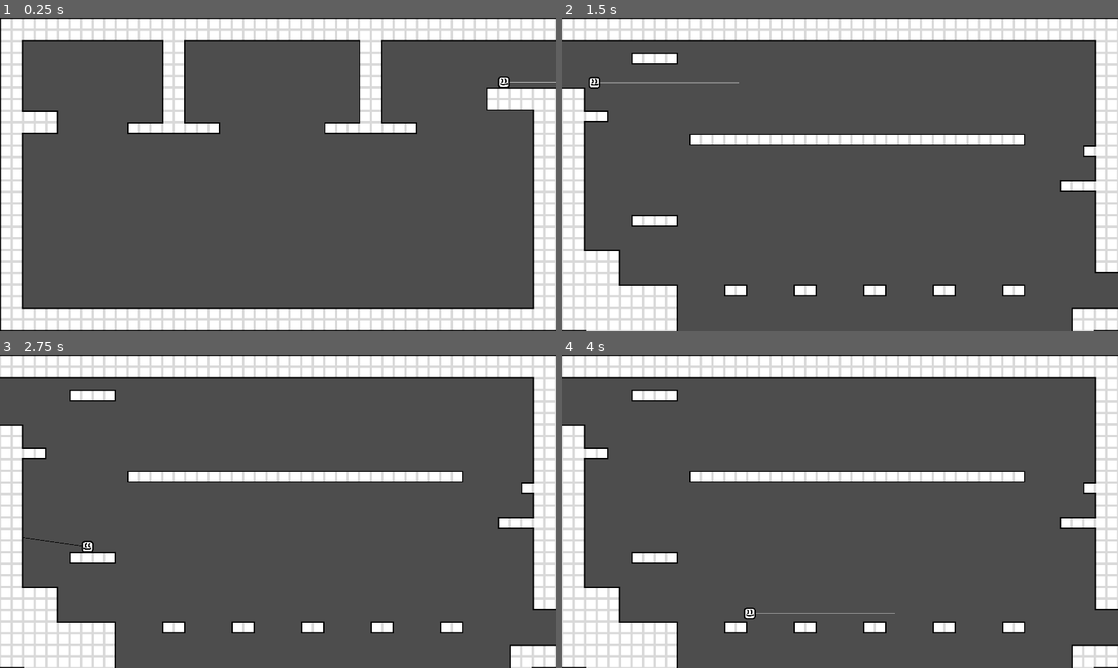
Above: before the commit, frames 1-4 (two rows, left to right).
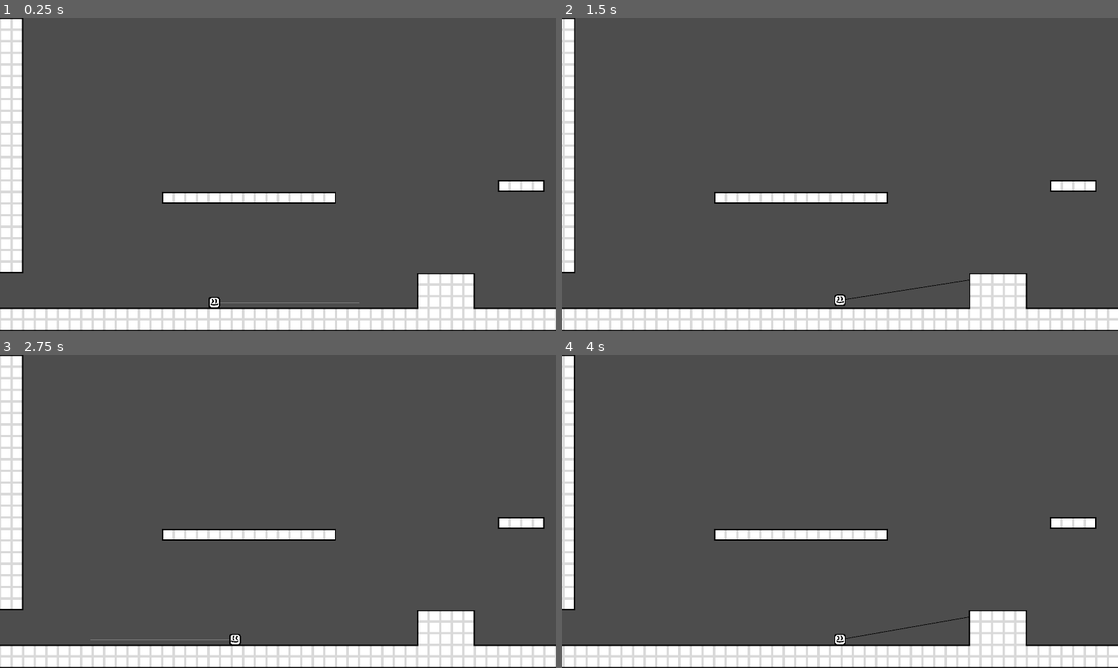
Above: after the commit, the same moments.

Repository: ADON15c/Spell-Hook
Game: Godot game, scene res://scenes/game/game.tscn
The game is run twice, just before and just after one commit, with the same random seed, the same clock (stepped at 60 frames per second) and the same inputs.
Inputs:
- Up to frame 1 (0.25 s): no input
- Up to frame 2 (1.5 s): tap Enter at 0.5 s; hold Right (move_right) from 0.53 s (still down); tap X (grapple) at 0.6, 1.35 s; tap C (jump) at 0.77 s
- Up to frame 3 (2.75 s): tap C (jump) at 1.52 s; release Right (move_right) at 2.03 s; hold Left (move_left) from 2.03 s (still down); tap X (grapple) at 2.1 s
- Up to frame 4 (4 s): release Left (move_left) at 2.78 s; hold Right (move_right) from 2.78 s (still down); tap X (grapple) at 2.85, 3.6 s; tap C (jump) at 3.02, 3.77 s

The runs differ from the first frame. In frame 1, 18% of the frame differs, in the area x 0-100%, y 0-100%; in frame 2, 27%; in frame 3, 25%; in frame 4, 27%.

Commit message:
Added restarting/death

Diff:
--- a/project.godot
+++ b/project.godot
@@ -65,6 +65,11 @@
 , Object(InputEventJoypadMotion,"resource_local_to_scene":false,"resource_name":"","device":-1,"axis":1,"axis_value":1.0,"script":null)
 ]
 }
+restart={
+"deadzone": 0.2,
+"events": [Object(InputEventKey,"resource_local_to_scene":false,"resource_name":"","device":-1,"window_id":0,"alt_pressed":false,"shift_pressed":false,"ctrl_pressed":false,"meta_pressed":false,"pressed":false,"keycode":0,"physical_keycode":82,"key_label":0,"unicode":114,"location":0,"echo":false,"script":null)
+]
+}
 
 [rendering]
 
--- a/scenes/level_container/level_container.gd
+++ b/scenes/level_container/level_container.gd
@@ -20,6 +20,9 @@
 		remote_transform.remote_path = camera.get_path()
 		current_level.player.add_child(remote_transform)
 
+		if current_level.player.has_signal("death"):
+			current_level.player.death.connect(restart)
+
 	if current_level.has_rooms:
 		current_level.changed_room.connect(set_camera_bounds)
 
@@ -28,3 +31,6 @@
 	camera.limit_right = round(bounds.size.x + bounds.position.x)
 	camera.limit_top = round(bounds.position.y)
 	camera.limit_bottom = round(bounds.size.y + bounds.position.y)
+
+func restart():
+	get_tree().reload_current_scene()
--- a/scenes/levels/test_level/test_level.tscn
+++ b/scenes/levels/test_level/test_level.tscn
@@ -418,7 +418,7 @@
 script = ExtResource("1_i0vk3")
 player_scene = ExtResource("2_uxvkn")
 rooms_node = NodePath("Rooms")
-starting_room = NodePath("Rooms/Room4")
+starting_room = NodePath("Rooms/Room1")
 metadata/_custom_type_script = "uid://dv42nxkrm2ttd"
 
 [node name="Rooms" type="Node" parent="."]
--- a/scenes/player/player_controller.gd
+++ b/scenes/player/player_controller.gd
@@ -1,7 +1,7 @@
 extends CharacterBody2D
 
 enum State {NORMAL, GRAPPLE}
-
+signal death
 
 # ----------------------------------------
 # ------ MEMBER VARIABLES/CONSTANTS ------
@@ -30,15 +30,20 @@
 var grapple_dist: float
 var angular_velocity: float
 
+
+# -----------------------
+# ------ BUILT-INS ------
+# -----------------------
+
+func _input(event):
+	if event.is_action_pressed("restart"):
+		death.emit()
+		queue_free()
+
 func _process(_delta):
 	if not grapple_angle_fixed:
 		var input_dir = Vector2(Input.get_axis("move_left", "move_right"), Input.get_axis("move_up", "move_down"))
 		grapple_angle = input_dir.angle()
-
-
-# -----------------------
-# ------ BUILT-INS ------
-# -----------------------
 
 func _physics_process(delta):
 	match player_state:
